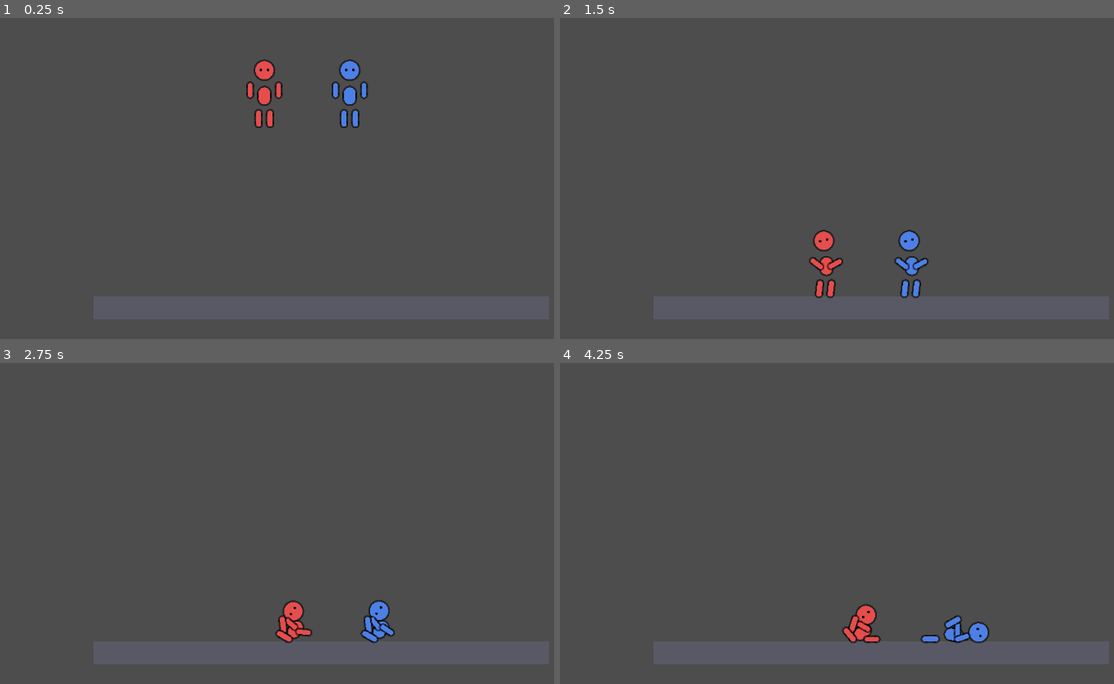
Above: before the commit, frames 1-4 (two rows, left to right).
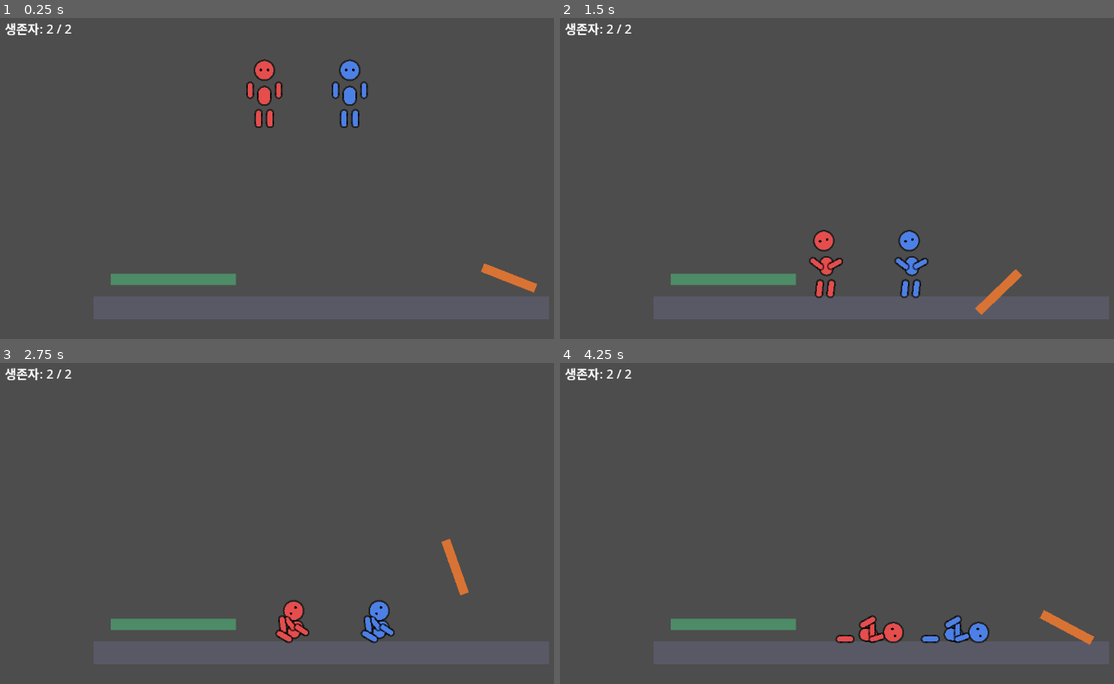
Above: after the commit, the same moments.

Repository: insukimee/-
Game: Godot game, scene res://scenes/Main.tscn
Same seed, same stepped clock (60 frames per second), same inputs: the game is played once before the commit and once after it.
Inputs:
- Up to frame 1 (0.25 s): no input
- Up to frame 2 (1.5 s): tap Enter at 0.5 s; tap R at 0.6, 1.35 s
- Up to frame 3 (2.75 s): tap R at 2.1 s
- Up to frame 4 (4.25 s): tap R at 2.85, 3.6 s

The runs differ from the first frame. In frame 1, 1.3% of the frame differs, in the area x 0-98%, y 1-86%; in frame 2, 1.3%; in frame 3, 1.4%; in frame 4, 2.1%, in the area x 0-97%, y 1-88%.

Commit message:
Complete local Ragdoll Party match loop: win condition, gimmicks, sound
- Player.gd: add lives/is_out/went_out signal so falling into the
  death zone permanently eliminates a player once lives run out
  (default 1 = immediate elimination), instead of always respawning.
- Stage.gd: add conveyor belt (friction-driven StaticBody2D) and
  rotating obstacle (AnimatableBody2D arm on a spinning pivot),
  rounding out all three GDD stage gimmicks alongside the narrowing
  floor.
- Main.gd: track alive players, declare a winner once one remains,
  show a status/winner Label via CanvasLayer, and let R reload the
  scene to start a new round.
- SoundFX.gd (new autoload): procedurally synthesized beep effects
  for jump/punch/grab/eliminate/win, no external audio assets.

Networking (M4-M9: host-authoritative sync, lobby, asset audio,
Steam build) is out of scope for this pass; GAME_README.md documents
what's done vs. what remains.

Diff:
--- a/project.godot
+++ b/project.godot
@@ -10,6 +10,10 @@
 config/description="2D physics-based party brawler (Gang Beasts style), 2-10 players"
 run/main_scene="res://scenes/Main.tscn"
 config/features=PackedStringArray("4.3", "Forward Plus")
+
+[autoload]
+
+SoundFX="*res://scripts/SoundFX.gd"
 
 [physics]
 
--- a/scripts/Main.gd
+++ b/scripts/Main.gd
@@ -1,17 +1,23 @@
 extends Node2D
 
-## 메인 게임 씬: 스테이지 생성 + 로컬 테스트용 플레이어 스폰
-## 네트워크 붙이기 전 단계이므로 우선 로컬 1~2인 테스트용으로 구성
+## 메인 게임 씬: 스테이지 생성 + 로컬 2인 낙사전(King of the Hill) 매치 진행
+## 마지막 생존자가 남으면 승리 처리 후 R 키로 라운드를 재시작할 수 있다.
 
 const PLAYER_SCENE := preload("res://scenes/Player.tscn")
 const STAGE_SCENE := preload("res://scenes/Stage.tscn")
 
 @export var local_test_player_count: int = 2
 
+var _players: Array[Player] = []
+var _alive_count: int = 0
+var _game_over: bool = false
+var _status_label: Label
+
 func _ready() -> void:
 	var stage := STAGE_SCENE.instantiate()
 	add_child(stage)
 
+	_build_ui()
 	_spawn_local_test_players()
 
 func _spawn_local_test_players() -> void:
@@ -23,7 +29,50 @@
 		p.device_id = i
 		p.name = "Player%d" % i
 		add_child(p)
+		p.went_out.connect(_on_player_went_out)
+		_players.append(p)
 
-	# 참고: 현재는 1P 입력(move_left/move_right/jump/grab/push)만 정의되어 있어
-	# 로컬 2인 테스트 시 두 캐릭터가 동시에 반응합니다. device_id별 입력 분리는
-	# README.md의 "다음 단계"에 기록된 후속 작업입니다.
+	_alive_count = _players.size()
+	_update_status_label()
+
+	# 참고: 로컬 입력 스킴은 현재 1P/2P 두 세트만 정의되어 있습니다 (project.godot [input]).
+	# 3인 이상 로컬 테스트를 하려면 p3_*, p4_* 액션과 게임패드 매핑이 추가로 필요합니다.
+
+func _on_player_went_out(_player: Player) -> void:
+	_alive_count -= 1
+	_update_status_label()
+	if not _game_over and _alive_count <= 1:
+		_end_game()
+
+func _end_game() -> void:
+	_game_over = true
+	var winner: Player = null
+	for p in _players:
+		if not p.is_out:
+			winner = p
+			break
+
+	SoundFX.play_win()
+	if winner:
+		_status_label.text = "%s 승리!\nR 키로 재시작" % winner.name
+	else:
+		_status_label.text = "무승부!\nR 키로 재시작"
+
+func _unhandled_input(event: InputEvent) -> void:
+	if not _game_over:
+		return
+	if event is InputEventKey and event.pressed and event.physical_keycode == KEY_R:
+		get_tree().reload_current_scene()
+
+func _build_ui() -> void:
+	var layer := CanvasLayer.new()
+	add_child(layer)
+
+	_status_label = Label.new()
+	_status_label.position = Vector2(20, 16)
+	_status_label.add_theme_font_size_override("font_size", 22)
+	layer.add_child(_status_label)
+
+func _update_status_label() -> void:
+	if _status_label:
+		_status_label.text = "생존자: %d / %d" % [_alive_count, _players.size()]
--- a/scripts/Player.gd
+++ b/scripts/Player.gd
@@ -12,6 +12,9 @@
 @export var push_impulse: float = 400.0
 @export var player_color: Color = Color(0.9, 0.3, 0.3)
 @export var device_id: int = 0  # 로컬 멀티용: 0=키보드, 1=패드1 등
+@export var lives: int = 1  # 낙사존에 이 횟수만큼 떨어지면 완전 탈락 (기본 1: 즉시 탈락)
+
+signal went_out(player: Player)
 
 var torso: RigidBody2D
 var head: RigidBody2D
@@ -21,6 +24,7 @@
 var leg_r: RigidBody2D
 
 var is_grounded: bool = false
+var is_out: bool = false
 var grabbed_body: RigidBody2D = null
 var grab_joint: PinJoint2D = null
 
@@ -86,7 +90,7 @@
 	add_child(joint)
 
 func _physics_process(_delta: float) -> void:
-	if not torso:
+	if not torso or is_out:
 		return
 	_handle_movement()
 	_check_grounded()
@@ -110,6 +114,7 @@
 
 	if Input.is_action_just_pressed(_action("jump")) and is_grounded:
 		torso.apply_central_impulse(Vector2(0, -jump_impulse))
+		SoundFX.play_jump()
 
 	if Input.is_action_just_pressed(_action("push")):
 		_push_nearby()
@@ -133,11 +138,15 @@
 	query.transform = Transform2D(0, arm_r.global_position)
 	query.exclude = [self]
 	var results := space_state.intersect_shape(query)
+	var hit_something := false
 	for r in results:
 		var col = r["collider"]
 		if col is RigidBody2D and col.get_parent() != self:
 			var push_dir = (col.global_position - arm_r.global_position).normalized()
 			col.apply_central_impulse(push_dir * push_impulse)
+			hit_something = true
+	if hit_something:
+		SoundFX.play_punch()
 
 func _try_grab() -> void:
 	if grabbed_body:
@@ -159,6 +168,7 @@
 			grab_joint.global_position = arm_r.global_position
 			grab_joint.node_a = arm_r.get_path()
 			grab_joint.node_b = col.get_path()
+			SoundFX.play_grab()
 			break
 
 func _release_grab() -> void:
@@ -168,9 +178,16 @@
 		grabbed_body = null
 
 func eliminate() -> void:
-	# 낙사존 진입 시 Stage.gd에서 호출됨. 1차 버전은 리스폰만 처리.
-	print(name, " 탈락!")
-	_respawn(Vector2(0, -100))
+	# 낙사존 진입 시 Stage.gd에서 호출됨.
+	if is_out:
+		return
+	lives -= 1
+	if lives <= 0:
+		_go_out()
+	else:
+		print(name, " 탈락! (남은 목숨 ", lives, ")")
+		SoundFX.play_eliminate()
+		_respawn(Vector2(0, -100))
 
 func _respawn(new_pos: Vector2) -> void:
 	position = new_pos
@@ -178,3 +195,17 @@
 		if limb:
 			limb.linear_velocity = Vector2.ZERO
 			limb.angular_velocity = 0.0
+
+func _go_out() -> void:
+	# 목숨을 모두 소진하면 완전히 게임에서 빠진다 (콜리전 제거 + 숨김).
+	is_out = true
+	print(name, " 완전 탈락!")
+	SoundFX.play_out()
+	_release_grab()
+	for limb in [torso, head, arm_l, arm_r, leg_l, leg_r]:
+		if limb:
+			limb.freeze = true
+			limb.visible = false
+			limb.collision_layer = 0
+			limb.collision_mask = 0
+	went_out.emit(self)
--- /dev/null
+++ b/scripts/SoundFX.gd
@@ -0,0 +1,54 @@
+extends Node
+
+## 오토로드: 외부 오디오 에셋 없이 절차적으로 생성한 짧은 효과음을 재생한다.
+## (사각파/사인파 + 페이드아웃 envelope로 만든 beep)
+
+const SAMPLE_RATE := 22050
+
+func _make_tone(freq: float, duration: float, use_sine: bool = false) -> AudioStreamWAV:
+	var frame_count := int(SAMPLE_RATE * duration)
+	var data := PackedByteArray()
+	data.resize(frame_count * 2)
+	for i in range(frame_count):
+		var t := float(i) / SAMPLE_RATE
+		var envelope := 1.0 - float(i) / float(frame_count)
+		var sample: float
+		if use_sine:
+			sample = sin(TAU * freq * t)
+		else:
+			sample = 1.0 if sin(TAU * freq * t) >= 0.0 else -1.0
+		sample = clamp(sample * envelope * 0.3, -1.0, 1.0)
+		data.encode_s16(i * 2, int(sample * 32767.0))
+
+	var stream := AudioStreamWAV.new()
+	stream.format = AudioStreamWAV.FORMAT_16_BITS
+	stream.mix_rate = SAMPLE_RATE
+	stream.stereo = false
+	stream.data = data
+	return stream
+
+func _play(stream: AudioStreamWAV) -> void:
+	var player := AudioStreamPlayer.new()
+	player.stream = stream
+	player.volume_db = -6.0
+	add_child(player)
+	player.play()
+	player.finished.connect(player.queue_free)
+
+func play_jump() -> void:
+	_play(_make_tone(440.0, 0.12))
+
+func play_punch() -> void:
+	_play(_make_tone(180.0, 0.1))
+
+func play_grab() -> void:
+	_play(_make_tone(320.0, 0.08))
+
+func play_eliminate() -> void:
+	_play(_make_tone(300.0, 0.25))
+
+func play_out() -> void:
+	_play(_make_tone(150.0, 0.45))
+
+func play_win() -> void:
+	_play(_make_tone(660.0, 0.5, true))
--- a/scripts/Stage.gd
+++ b/scripts/Stage.gd
@@ -1,8 +1,7 @@
 extends Node2D
 class_name Stage
 
-## 기본 스테이지: 좁아지는 발판 + 낙사존
-## 추후 컨베이어 벨트, 회전 장애물 등 기믹은 이 스크립트에 노드 추가로 확장
+## 기본 스테이지: 좁아지는 발판 + 컨베이어 벨트 + 회전 장애물 + 낙사존
 
 @export var floor_width: float = 800.0
 @export var floor_height: float = 40.0
@@ -13,15 +12,29 @@
 @export var narrow_speed: float = 10.0  # 초당 줄어드는 폭(px)
 @export var narrow_min_width: float = 160.0  # 최소 폭
 
+## 컨베이어 벨트 기믹 (GDD 5번 2순위)
+@export var conveyor_speed: float = 130.0
+
+## 회전 장애물 기믹 (GDD 5번 3순위)
+@export var rotate_speed: float = 1.6  # rad/sec
+
 var _floor_shape: RectangleShape2D
 var _floor_visual: ColorRect
 var _narrow_elapsed: float = 0.0
+var _rotating_pivot: Node2D
 
 func _ready() -> void:
 	_build_floor()
+	_build_conveyor_belt()
+	_build_rotating_obstacle()
 	_build_death_zone()
 
 func _process(delta: float) -> void:
+	_process_narrowing(delta)
+	if _rotating_pivot:
+		_rotating_pivot.rotation += rotate_speed * delta
+
+func _process_narrowing(delta: float) -> void:
 	if not narrowing_enabled or _floor_shape.size.x <= narrow_min_width:
 		return
 	_narrow_elapsed += delta
@@ -52,6 +65,55 @@
 	_floor_shape = rect
 	_floor_visual = visual
 
+func _build_conveyor_belt() -> void:
+	# 위에 서 있는 랙돌을 마찰력으로 옆으로 흘려보내는 발판
+	var belt := StaticBody2D.new()
+	belt.position = Vector2(-260, 250)
+
+	var material := PhysicsMaterial.new()
+	material.friction = 1.0
+	belt.physics_material_override = material
+	belt.constant_linear_velocity = Vector2(conveyor_speed, 0)
+
+	var shape := CollisionShape2D.new()
+	var rect := RectangleShape2D.new()
+	rect.size = Vector2(220, 20)
+	shape.shape = rect
+	belt.add_child(shape)
+
+	var visual := ColorRect.new()
+	visual.color = Color(0.3, 0.55, 0.4)
+	visual.size = rect.size
+	visual.position = -rect.size / 2.0
+	belt.add_child(visual)
+
+	add_child(belt)
+
+func _build_rotating_obstacle() -> void:
+	# 피벗을 중심으로 회전하며 랙돌을 밀쳐내는 막대
+	var pivot := Node2D.new()
+	pivot.position = Vector2(260, 220)
+	add_child(pivot)
+
+	var arm := AnimatableBody2D.new()
+	arm.sync_to_physics = true
+	arm.position = Vector2(75, 0)
+
+	var shape := CollisionShape2D.new()
+	var rect := RectangleShape2D.new()
+	rect.size = Vector2(100, 16)
+	shape.shape = rect
+	arm.add_child(shape)
+
+	var visual := ColorRect.new()
+	visual.color = Color(0.85, 0.45, 0.2)
+	visual.size = rect.size
+	visual.position = -rect.size / 2.0
+	arm.add_child(visual)
+
+	pivot.add_child(arm)
+	_rotating_pivot = pivot
+
 func _build_death_zone() -> void:
 	# 스테이지 하단에 닿으면 탈락 처리하는 Area2D
 	var zone := Area2D.new()
Not shown, changed: GAME_README.md
